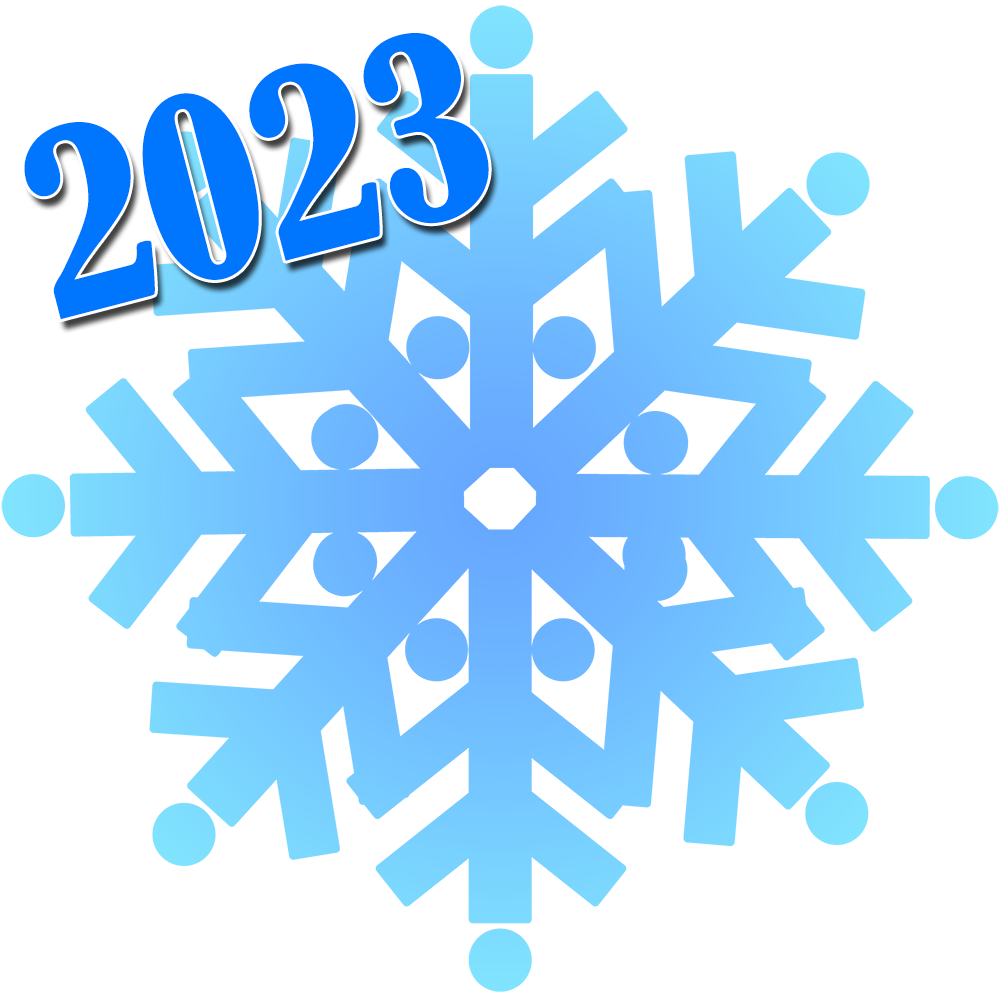
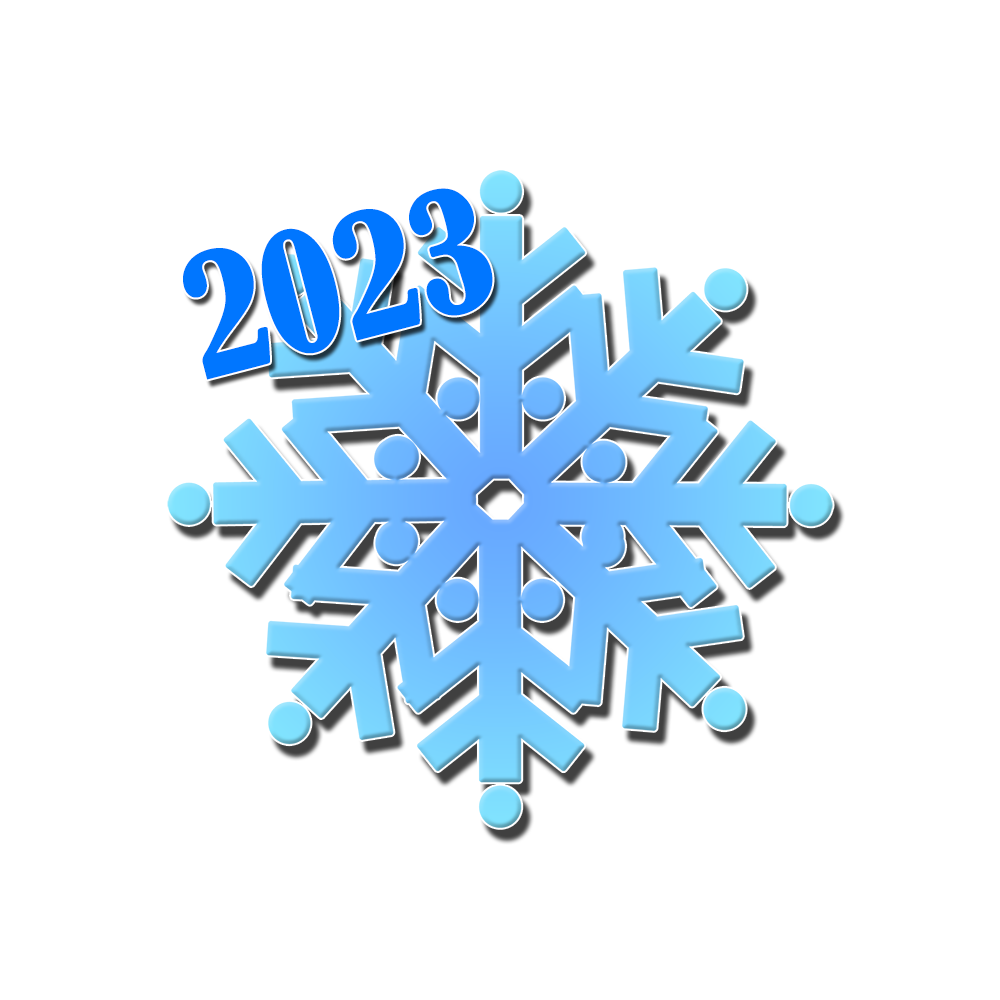
Before/after of a 1000×1000 layered artwork. What changed in the layer stack:
painted on "2023" over [24, 33, 493, 380]
painted on "Layer 1" over [1, 5, 999, 992]
